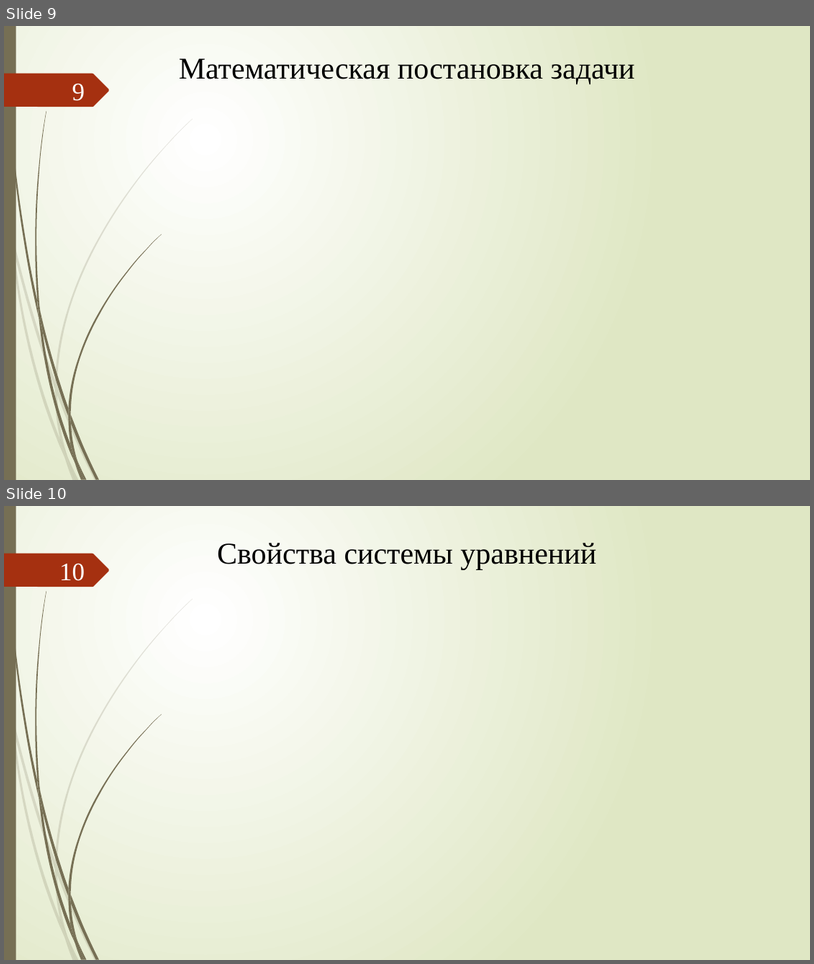
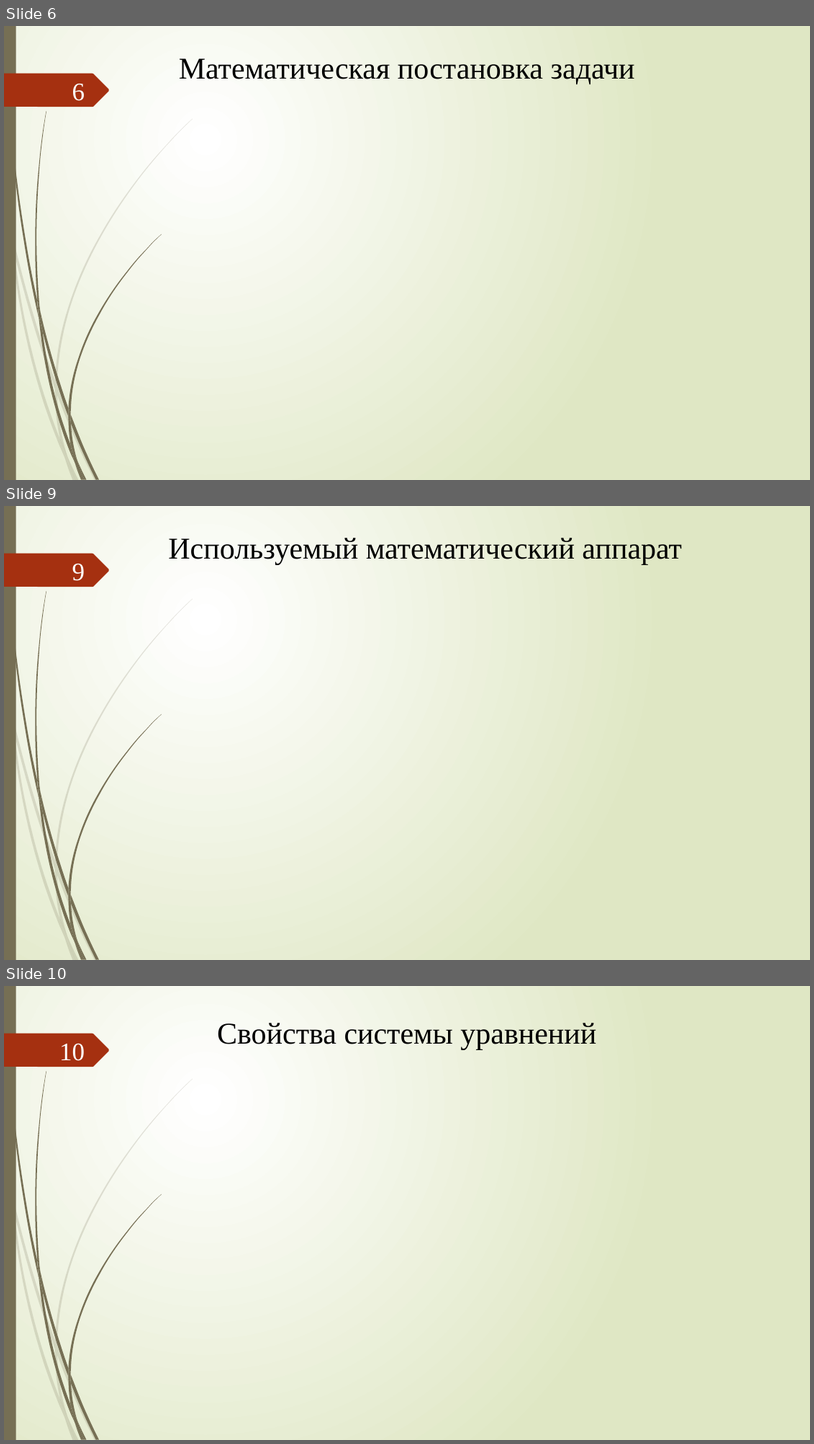
Before and after one commit to xex238/Diploma_2022, a slide deck: docs/Отчёты/ВКР/Новицкий_МПИ-20-4-2_ВКР_Презентация (v. 2.0).pptx. Shown one above the other, each under a label of ours: slides 9 and 10 before the commit, slides 6, 9 and 10 after it; the slides between them are not shown. The pictures are 814x964 and 814x1444 pixels, drawn with LibreOffice and Linux fonts; fonts in the diff are those of the drawing; grey boxes stand for pictures. Boxes give left, top, right and bottom in pixels: in the first picture for what was removed or moved away, otherwise in the second. Text is boxed around its words. In the diff, an @@ line names an element or a change of style, - is before the commit and + after.

```diff
--- a/docs/Отчёты/ВКР/Новицкий_МПИ-20-4-2_ВКР_Презентация (v. 2.0).pptx
+++ b/docs/Отчёты/ВКР/Новицкий_МПИ-20-4-2_ВКР_Презентация (v. 2.0).pptx
@@ slide 9 added at <box>4,506,810,960</box>, background gradient #FFFFFF to #DFE8C4; not listed: 24 template elements that a slide beside it also shows @@
@@ title added at <box>168,538,682,564</box>, 36 pt, text #000000 @@
+Используемый математический аппарат
@@ page number added at <box>72,564,85,581</box>, 30 pt, text #FEFFFF @@
+9
@@ what was slide 9 is now slide 6 @@
@@ page number at <box>72,84,85,101</box>: text changed @@
-9
+6
```
Also in this commit, not shown: 9 slides changed, 1 slide removed, 14 other files.
